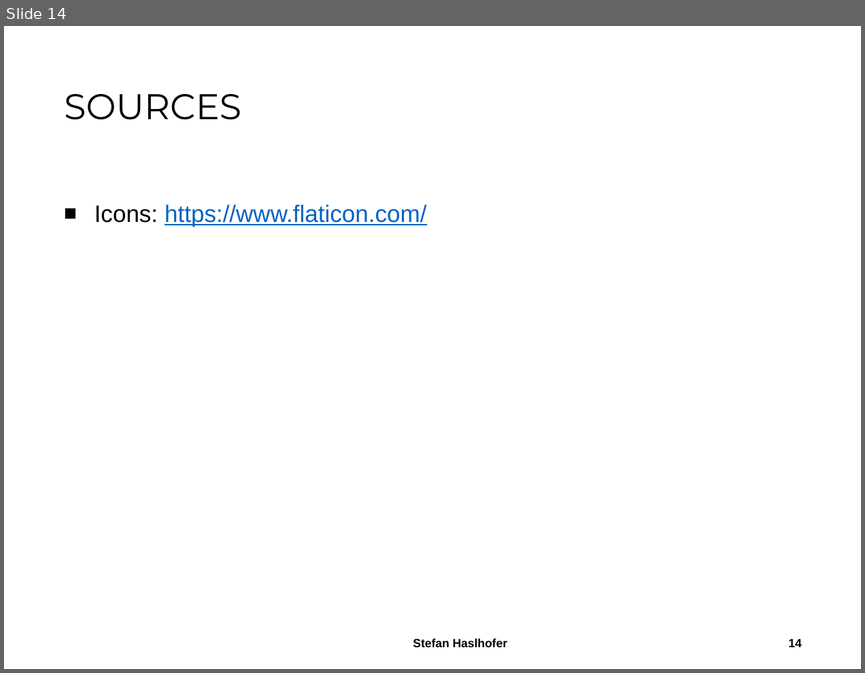
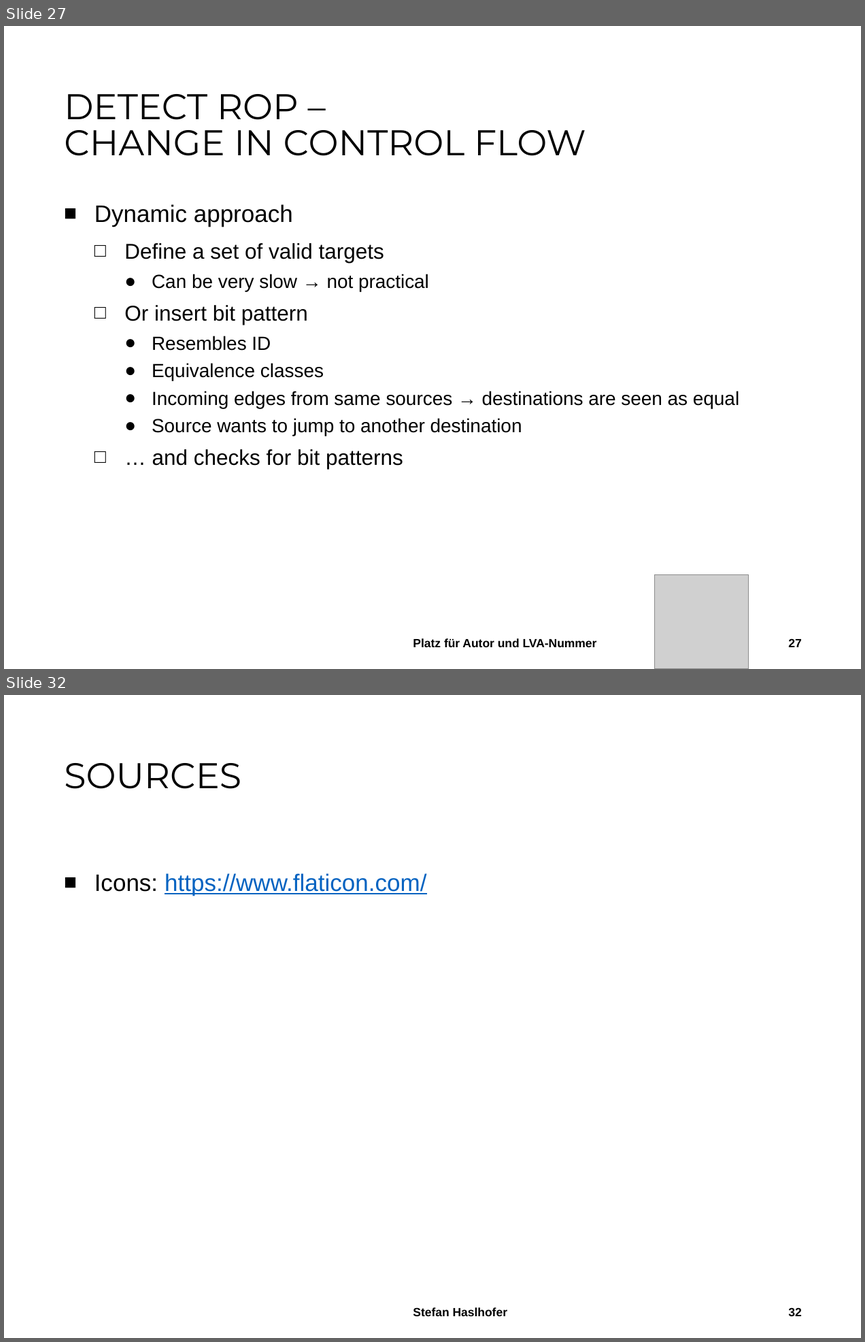
Before and after one commit to StefanHaslhofer/Seminar_Networks_and_Security, a slide deck: ROP.pptx. Shown one above the other, each under a label of ours: slide 14 before the commit, slides 27 and 32 after it; the slides between them are not shown. The pictures are 865x673 and 865x1342 pixels, drawn with LibreOffice and Linux fonts; fonts in the diff are those of the drawing; grey boxes stand for pictures; background and template pictures are left out. Boxes give left, top, right and bottom in pixels: in the first picture for what was removed or moved away, otherwise in the second. Text is boxed around its words. In the diff, an @@ line names an element or a change of style, - is before the commit and + after.

```diff
--- a/ROP.pptx
+++ b/ROP.pptx
@@ slide 27 added at (4, 26, 861, 669), background #FFFFFF @@
@@ title added at (64, 94, 586, 156), 30 pt, text #000000 @@
+DETECT ROP –
+CHANGE IN CONTROL FLOW
@@ text added at (94, 204, 739, 469), 16 pt, text #000000 @@
+■ Dynamic approach
+  □ Define a set of valid targets
+    ● Can be very slow → not practical
+  □ Or insert bit pattern
+    ● Resembles ID
+    ● Equivalence classes
+    ● Incoming edges from same sources → destinations are seen as equal
+    ● Source wants to jump to another destination
+  □ … and checks for bit patterns
@@ picture added at (654, 574, 749, 669) @@
@@ text added at (413, 638, 597, 647), 10 pt, text #000000, bold @@
+Platz für Autor und LVA-Nummer
@@ page number added at (788, 639, 801, 647), 10 pt, text #000000, bold @@
+27
@@ what was slide 14 is now slide 32 @@
@@ page number at (788, 1308, 801, 1316): text changed @@
-14
+32
```
Also in this commit, not shown: 4 slides changed, 17 other slides added.
